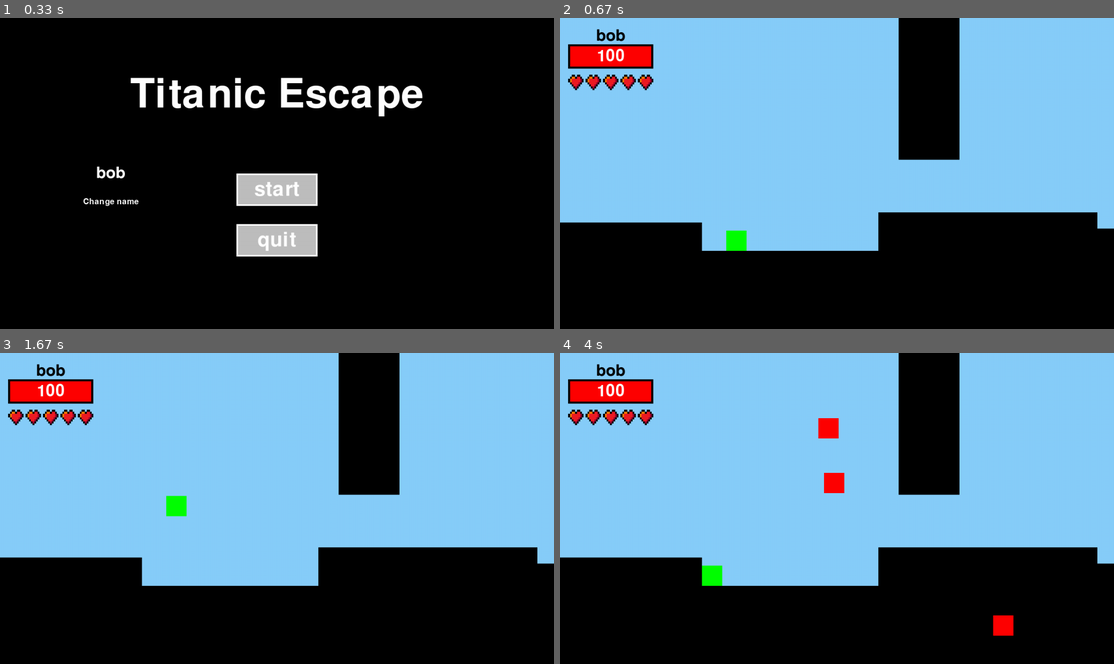
Above: before the commit, frames 1-4 (two rows, left to right).
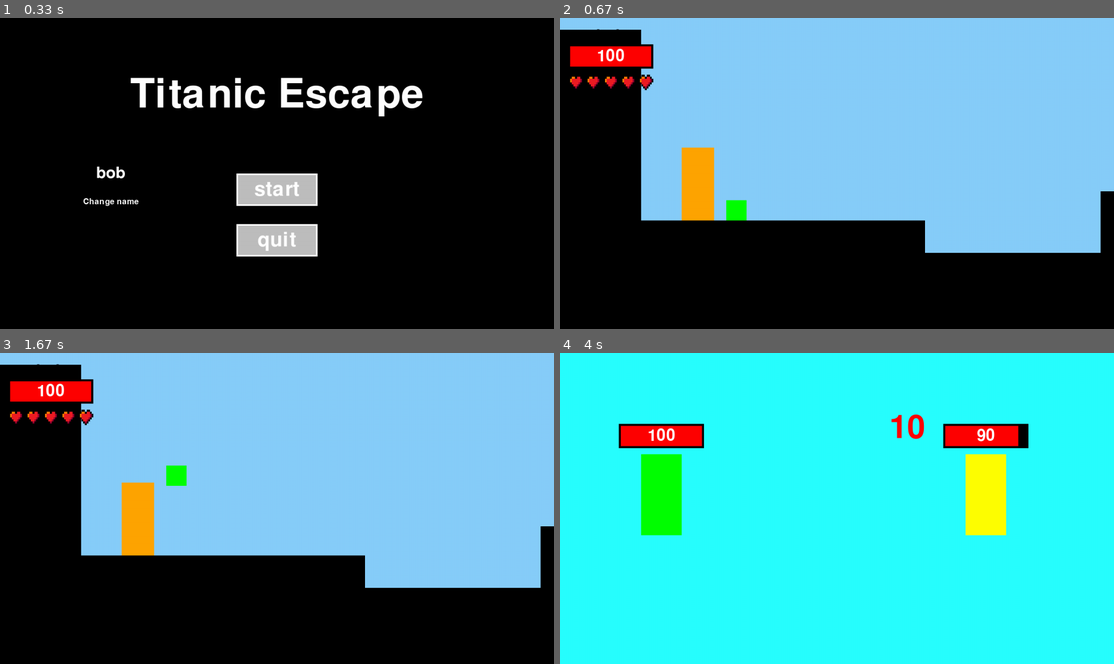
Above: after the commit, the same moments.

Repository: cast-hen/titanic_escape
Game: pygame game, started from main.py
Two runs of this game, one before a commit and one after it. Both use one fixed random seed, a clock stepped at 60 frames per second and the inputs below.
Inputs (mouse positions are in pixels of both pictures, inside the frame that each line leads up to):
- Up to frame 1 (0.33 s): no input
- Up to frame 2 (0.67 s): click (837, 173) at 0.38 s
- Up to frame 3 (1.67 s): tap Enter at 0.67 s; hold W from 1.5 s (still down); move the mouse to (360, 399) at 1.53 s
- Up to frame 4 (4 s): release W at 1.97 s; hold A 2.5-3.03 s; click (698, 570) at 3.55 s, where only the run after the commit has a clickable "Attack"; click (626, 573) at 3.88 s, where only the run after the commit has a clickable "punch"

Frame 1 is identical in both runs. In frame 2, 22% of the frame differs, in the area x 0-100%, y 0-76%; in frame 3, 23%; in frame 4, 100%, in the area x 0-100%, y 0-100%.

Commit message:
scene naar 1 gezet

Diff:
--- a/parkour_functies.py
+++ b/parkour_functies.py
@@ -137,7 +137,7 @@
     jump_height = -25
     speed = 10
     running = True
-    scene = 12
+    scene = 1
     mouseDown = False
     CameraPosx = 0
     RespawnPos = (-900, 450)
